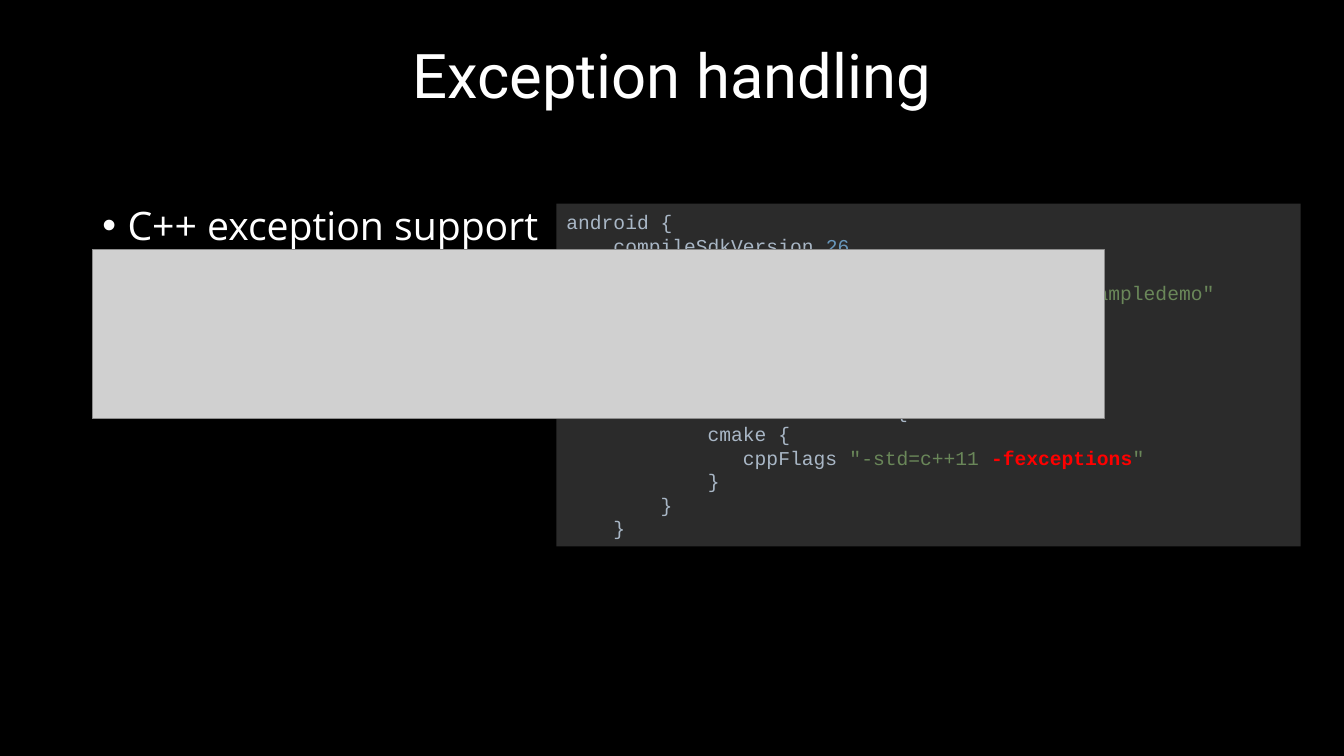
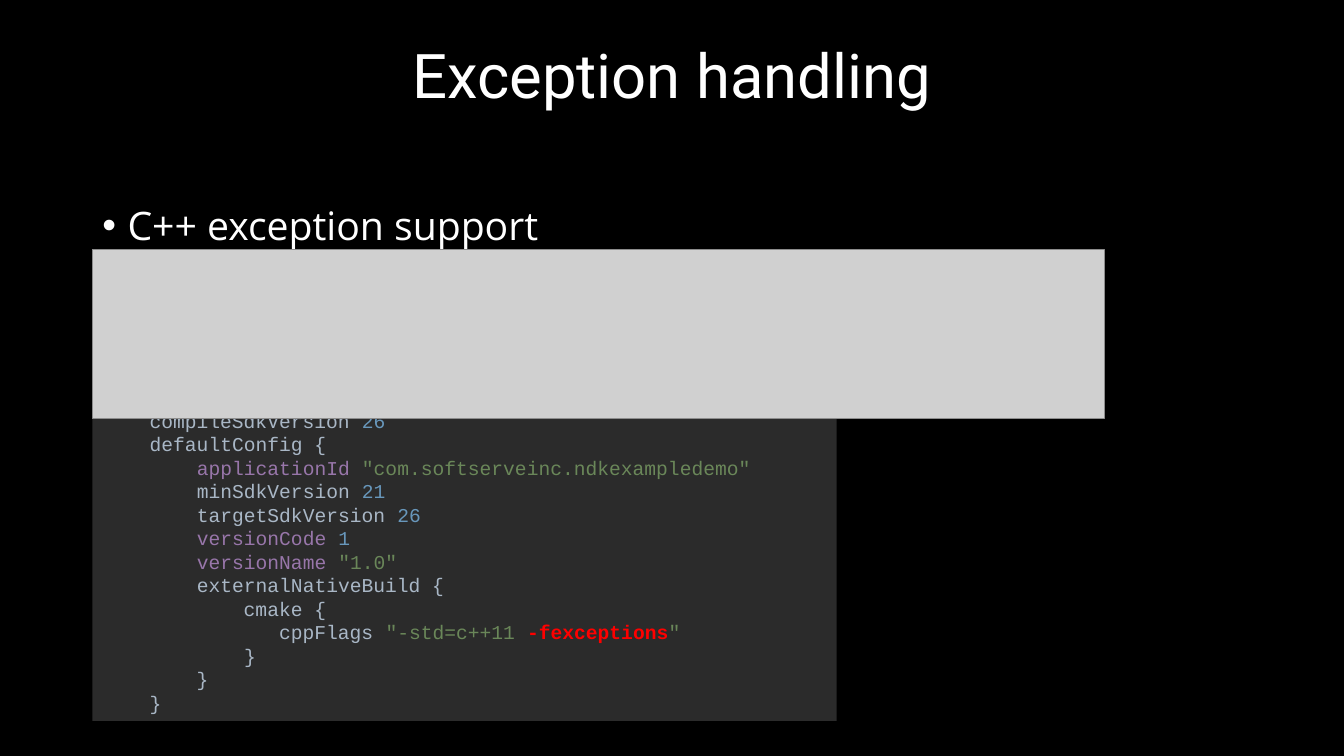
Before and after one commit to 9majka/NDK_presentation, a slide deck: slide 9 of NDK_SoftServeTheme.pptx. Drawn at 1344x756 pixels with LibreOffice and Linux fonts; fonts in the diff are those of the drawing; grey boxes stand for pictures; background and template pictures are left out. Boxes give left, top, right and bottom in pixels: in the first picture for what was removed or moved away, otherwise in the second. Text is boxed around its words. In the diff, an @@ line names an element or a change of style, - is before the commit and + after.

```diff
--- a/NDK_SoftServeTheme.pptx
+++ b/NDK_SoftServeTheme.pptx
@@ rectangle "android { compileSdkVersion 26 defaultConfig ...": place and size @@
-rectangle "android { compileSdkVersion 26 defaultConfig ..." at <box>557,204,1301,546</box>
+rectangle "android { compileSdkVersion 26 defaultConfig ..." at <box>93,378,837,721</box>
```
Also in this commit, not shown: 5 other slides changed, 1 slide added, 2 slides removed, 11 other files.
